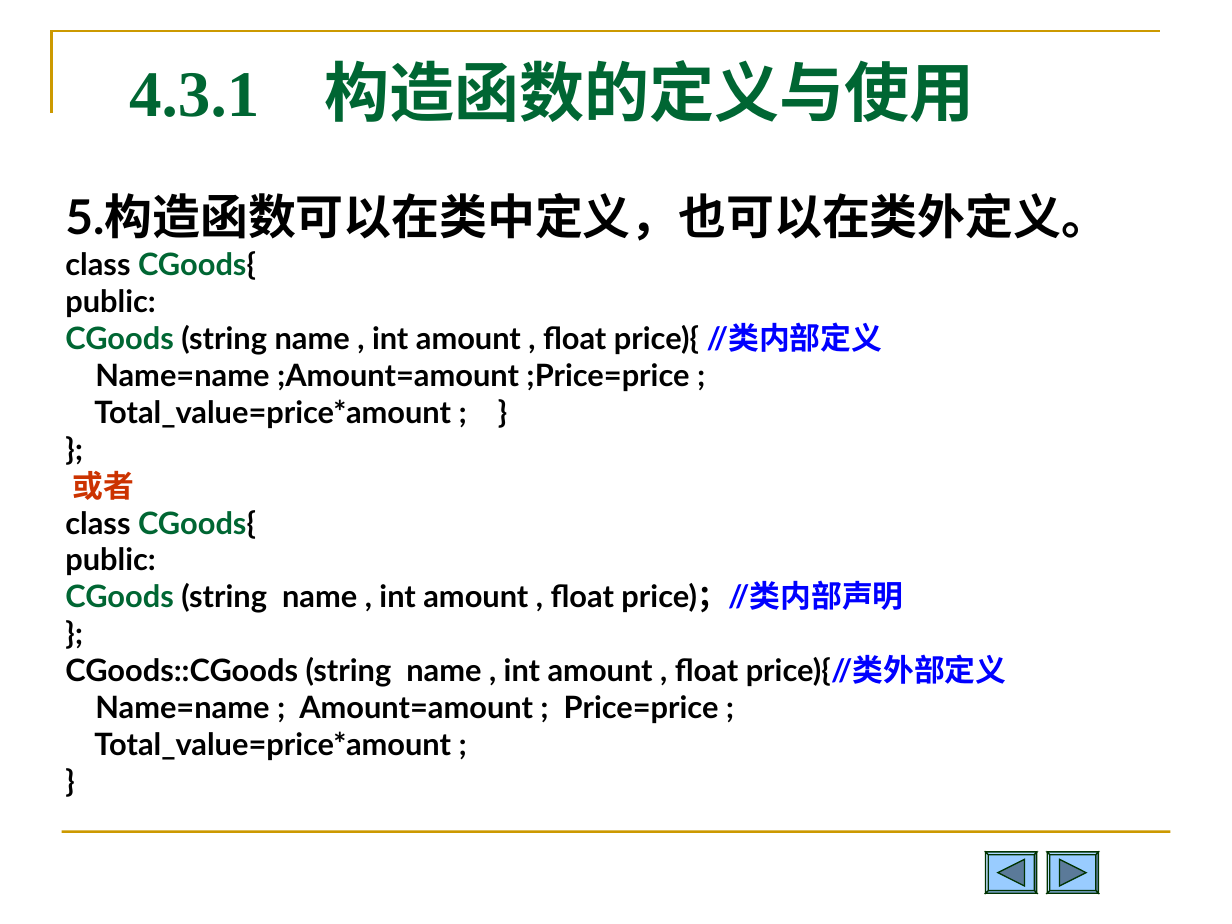
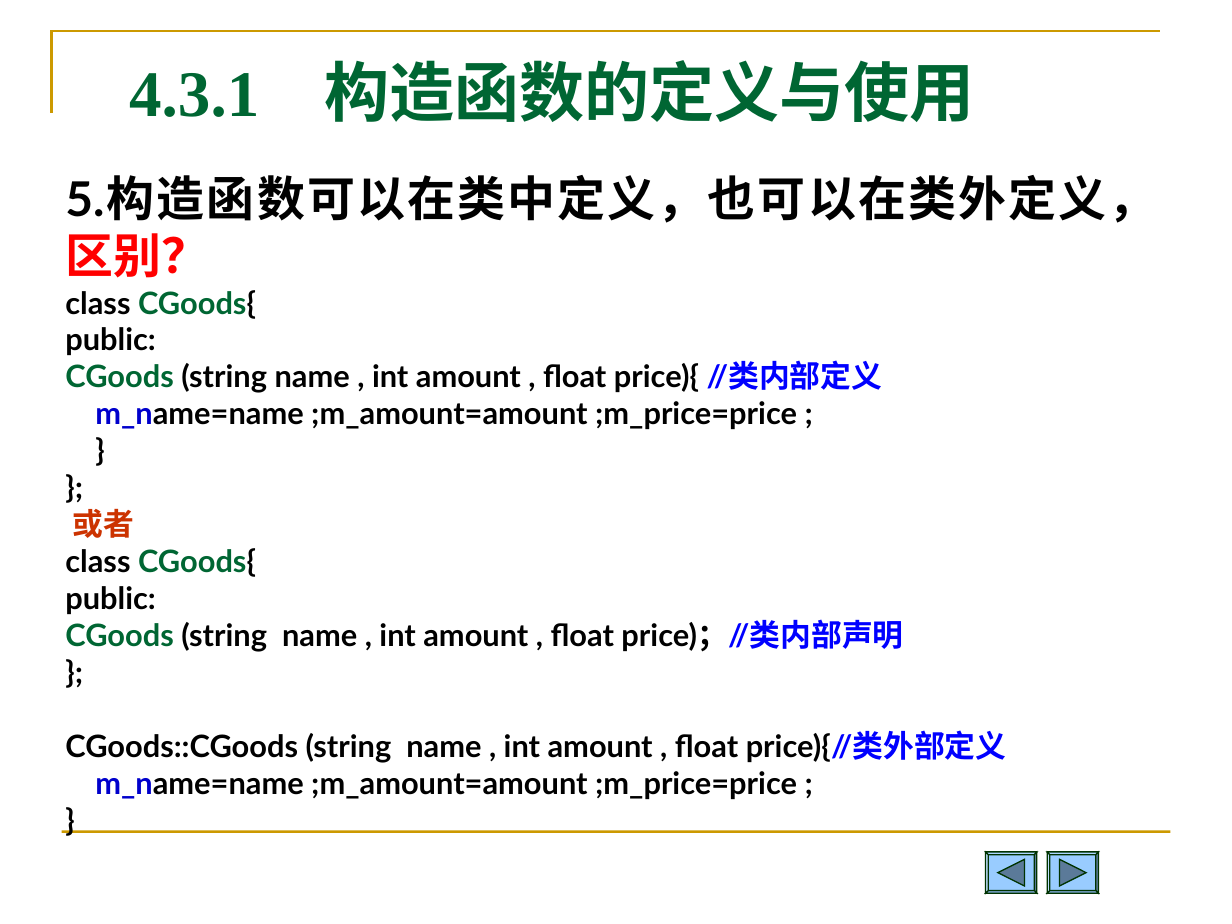
Before and after one commit to Changhe160/Changhe160.github.io, a slide deck: slide 20 of teachingRes/Cplusplus/unit04类与对象.ppt (slide 18 before the commit). Drawn at 1232x924 pixels with LibreOffice and Linux fonts; fonts in the diff are those of the drawing. Boxes give left, top, right and bottom in pixels: in the first picture for what was removed or moved away, otherwise in the second. Text is boxed around its words. In the diff, an @@ line names an element or a change of style, - is before the commit and + after.

```diff
--- a/teachingRes/Cplusplus/unit04类与对象.ppt
+++ b/teachingRes/Cplusplus/unit04类与对象.ppt
@@ text "5.构造函数可以在类中定义，也可以在类外定义，区别？": place and size @@
-text "5.构造函数可以在类中定义，也可以在类外定义，区别？" at (65,193,1109,760)
+text "5.构造函数可以在类中定义，也可以在类外定义，区别？" at (65,175,1156,799)
@@ text at (65,175,1156,278): text changed @@
-5.构造函数可以在类中定义，也可以在类外定义。
+5.构造函数可以在类中定义，也可以在类外定义，区别？
@@ text at (95,401,797,429): text changed @@
-Name=name ;Amount=amount ;Price=price ;
-Total_value=price*amount ; }
+m_name=name ;m_amount=amount ;m_price=price ;
+}
@@ text at (95,771,797,799): text changed @@
-Name=name ; Amount=amount ; Price=price ;
-Total_value=price*amount ;
+m_name=name ;m_amount=amount ;m_price=price ;
```
Also in this commit, not shown: 16 other slides changed, 5 slides added, 2 slides removed, 2 other files.
